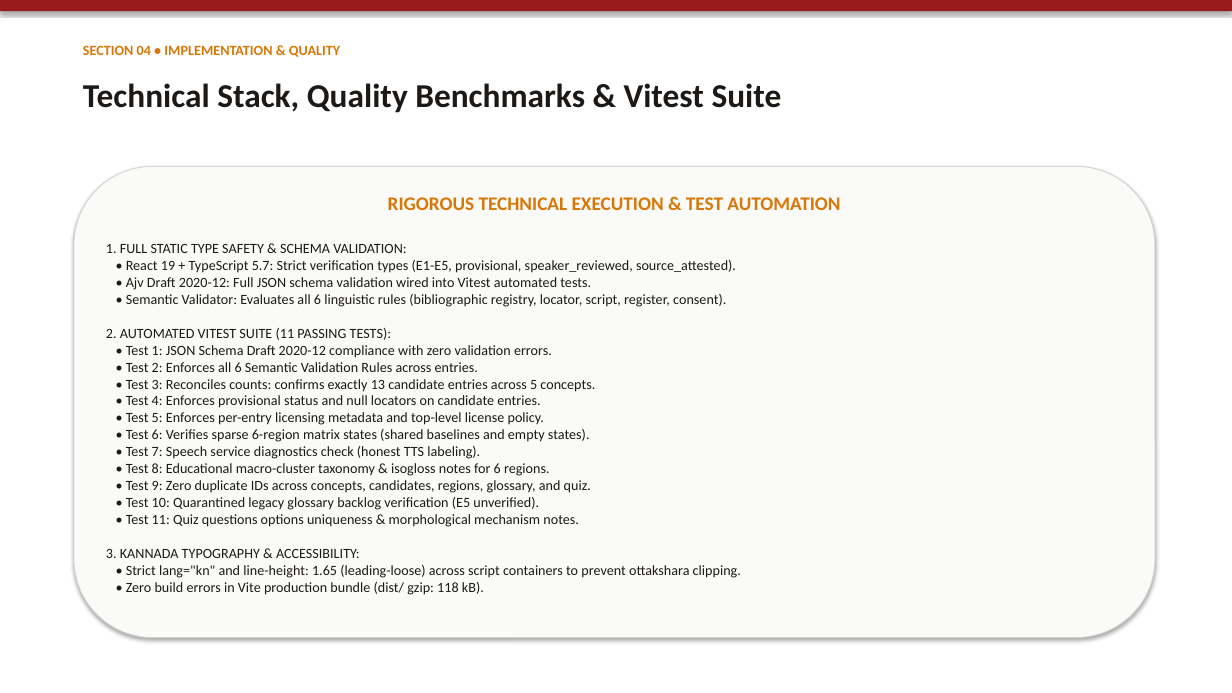
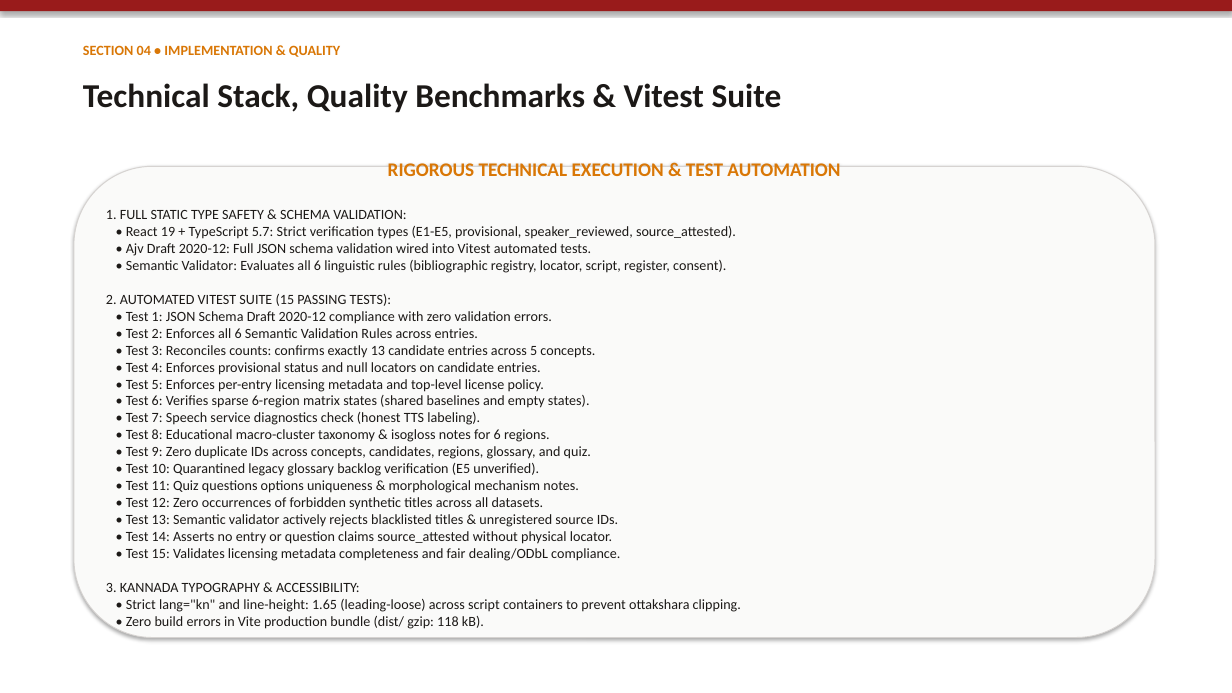
Before and after one commit to anandaram240-wq/yatrika-ai, a slide deck: slide 5 of Namma_Kannada_Regional_Explorer_Presentation.pptx. Drawn at 1232x693 pixels with LibreOffice and Linux fonts; fonts in the diff are those of the drawing. Boxes give left, top, right and bottom in pixels: in the first picture for what was removed or moved away, otherwise in the second. Text is boxed around its words. In the diff, an @@ line names an element or a change of style, - is before the commit and + after.

Commit message:
fix(provenance): Phase 3 release-critical remediation of bibliographic citations, evidence tiers, and test automation

```diff
--- a/Namma_Kannada_Regional_Explorer_Presentation.pptx
+++ b/Namma_Kannada_Regional_Explorer_Presentation.pptx
@@ text in rounded rectangle at box(106, 210, 741, 629): text changed @@
-1. FULL STATIC TYPE SAFETY & SCHEMA VALIDATION:
-• React 19 + TypeScript 5.7: Strict verification types (E1-E5, provisional, speaker_reviewed, source_attested).
-• Ajv Draft 2020-12: Full JSON schema validation wired into Vitest automated tests.
-• Semantic Validator: Evaluates all 6 linguistic rules (bibliographic registry, locator, script, register, consent).
-2. AUTOMATED VITEST SUITE (11 PASSING TESTS):
-• Test 1: JSON Schema Draft 2020-12 compliance with zero validation errors.
-• Test 2: Enforces all 6 Semantic Validation Rules across entries.
-• Test 3: Reconciles counts: confirms exactly 13 candidate entries across 5 concepts.
-• Test 4: Enforces provisional status and null locators on candidate entries.
-• Test 5: Enforces per-entry licensing metadata and top-level license policy.
-• Test 6: Verifies sparse 6-region matrix states (shared baselines and empty states).
-• Test 7: Speech service diagnostics check (honest TTS labeling).
-• Test 8: Educational macro-cluster taxonomy & isogloss notes for 6 regions.
-• Test 9: Zero duplicate IDs across concepts, candidates, regions, glossary, and quiz.
-• Test 10: Quarantined legacy glossary backlog verification (E5 unverified).
-• Test 11: Quiz questions options uniqueness & morphological mechanism notes.
-3. KANNADA TYPOGRAPHY & ACCESSIBILITY:
-• Strict lang="kn" and line-height: 1.65 (leading-loose) across script containers to prevent ottakshara clipping.
-• Zero build errors in Vite production bundle (dist/ gzip: 118 kB).
+1. FULL STATIC TYPE SAFETY & SCHEMA VALIDATION:
+• React 19 + TypeScript 5.7: Strict verification types (E1-E5, provisional, speaker_reviewed, source_attested).
+• Ajv Draft 2020-12: Full JSON schema validation wired into Vitest automated tests.
+• Semantic Validator: Evaluates all 6 linguistic rules (bibliographic registry, locator, script, register, consent).
+2. AUTOMATED VITEST SUITE (15 PASSING TESTS):
+• Test 1: JSON Schema Draft 2020-12 compliance with zero validation errors.
+• Test 2: Enforces all 6 Semantic Validation Rules across entries.
+• Test 3: Reconciles counts: confirms exactly 13 candidate entries across 5 concepts.
+• Test 4: Enforces provisional status and null locators on candidate entries.
+• Test 5: Enforces per-entry licensing metadata and top-level license policy.
+• Test 6: Verifies sparse 6-region matrix states (shared baselines and empty states).
+• Test 7: Speech service diagnostics check (honest TTS labeling).
+• Test 8: Educational macro-cluster taxonomy & isogloss notes for 6 regions.
+• Test 9: Zero duplicate IDs across concepts, candidates, regions, glossary, and quiz.
+• Test 10: Quarantined legacy glossary backlog verification (E5 unverified).
+• Test 11: Quiz questions options uniqueness & morphological mechanism notes.
+• Test 12: Zero occurrences of forbidden synthetic titles across all datasets.
+• Test 13: Semantic validator actively rejects blacklisted titles & unregistered source IDs.
+• Test 14: Asserts no entry or question claims source_attested without physical locator.
+• Test 15: Validates licensing metadata completeness and fair dealing/ODbL compliance.
+3. KANNADA TYPOGRAPHY & ACCESSIBILITY:
+• Strict lang="kn" and line-height: 1.65 (leading-loose) across script containers to prevent ottakshara clipping.
+• Zero build errors in Vite production bundle (dist/ gzip: 118 kB).
```
Also in this commit, not shown: 1 other slide changed, 9 other files.
